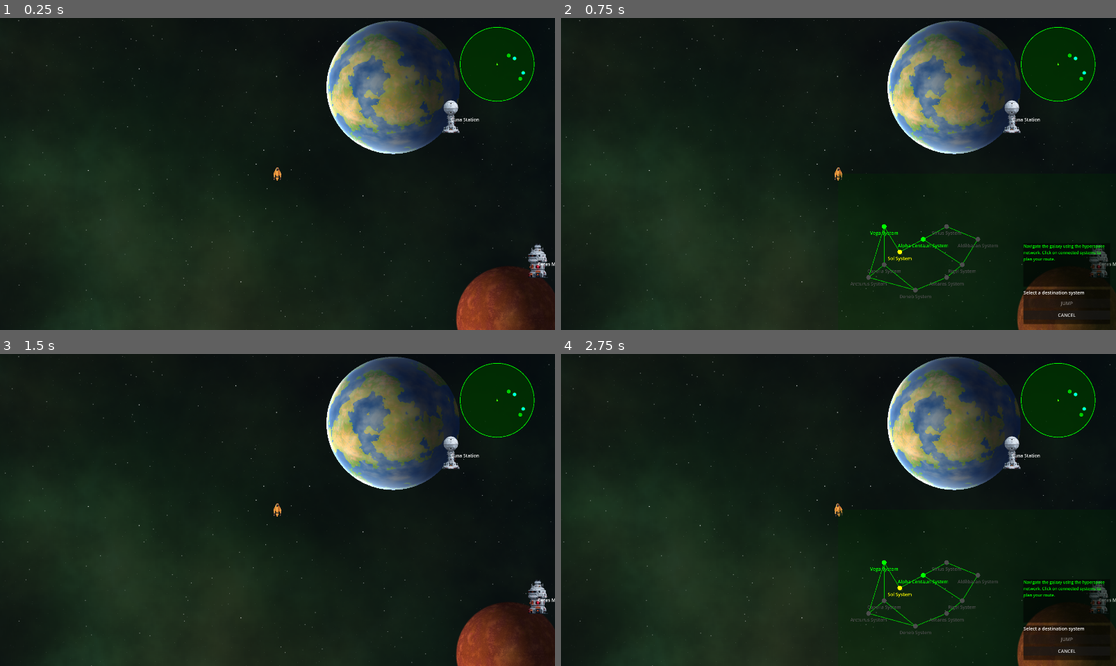
Above: before the commit, frames 1-4 (two rows, left to right).
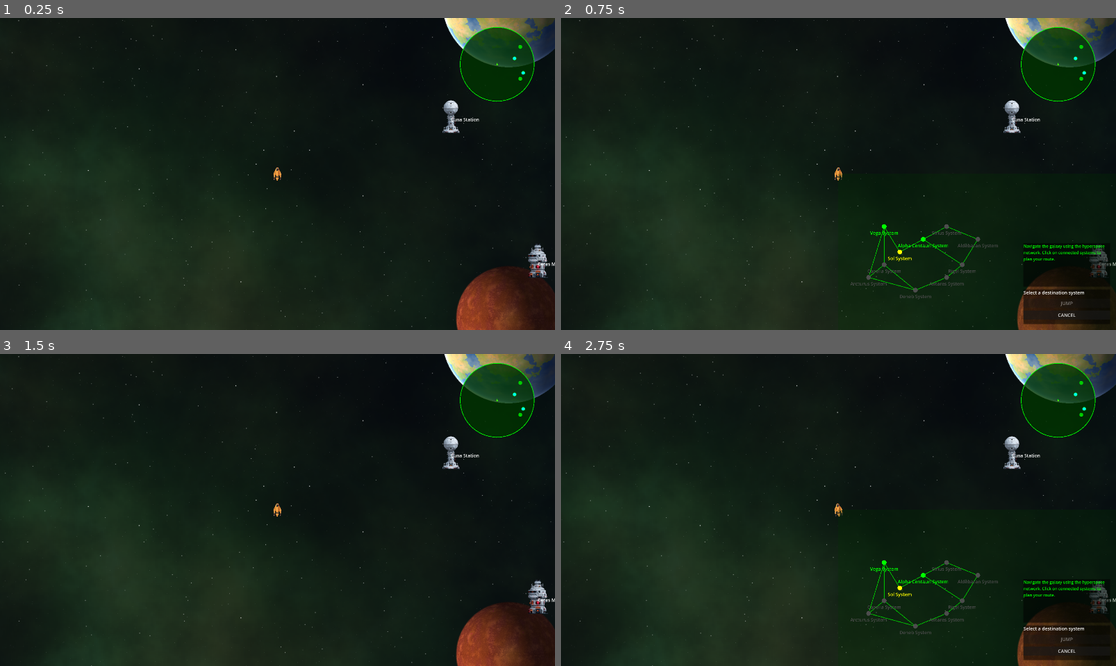
Above: after the commit, the same moments.

Repository: krets/GN_Prototype
Game: Godot game, scene res://scenes/Main.tscn
The game is run twice, just before and just after one commit, with the same random seed, the same clock (stepped at 60 frames per second) and the same inputs.
Inputs (mouse positions are in pixels of both pictures, inside the frame that each line leads up to):
- Up to frame 1 (0.25 s): no input
- Up to frame 2 (0.75 s): tap Enter at 0.5 s; move the mouse to (960, 158) at 0.52 s; hold Right (turn_right) from 0.53 s (still down); hold H (hyperspace) from 0.53 s (still down); click (960, 158) at 0.67 s
- Up to frame 3 (1.5 s): release Right (turn_right) at 1.25 s; release H (hyperspace) at 1.25 s; click "CANCEL" at 1.25 s
- Up to frame 4 (2.75 s): tap Space (interact) at 2 s; move the mouse to (727, 525) at 2.02 s; hold Left (turn_left) from 2.03 s (still down); tap H (hyperspace) at 2.1 s

The runs differ from the first frame. In frame 1, 10% of the frame differs, in the area x 58-100%, y 0-44%; in frame 2, 10%; in frame 3, 10%; in frame 4, 10%.

Commit message:
Added planetary parameter animation system
Currently only earth has it applied but any parameter can be animated in a number of ways, the guide for how is in the code of the PlanetAnimator.gd

Diff:
--- a/data/universe.json
+++ b/data/universe.json
@@ -22,13 +22,28 @@
 		  "name": "Earth",
 		  "type": "planet",
 		  "description": "The blue marble, humanity's homeworld",
-		  "position": { "x": 400, "y": -300 },
+		  "position": { "x": 800, "y": -600 },
 		  "scale": 1.0,
 		  "can_land": true,
 		  "services": ["shipyard", "outfitter", "commodity_exchange", "mission_computer"],
 		  "government": "confederation",
 		  "tech_level": 5,
-		  "population": 8000000000
+		  "population": 8000000000,
+		  "animations": {
+			"uv_offset_x": {
+			  "type": "linear",
+			  "rate": 0.02
+			},
+			"cloud_offset_x": {
+			  "type": "linear",
+			  "rate": 0.025
+			},
+			"rim_light_intensity": {
+			  "type": "sine",
+			  "rate": 2.0,
+			  "amplitude": 0.1
+			}
+		  }
 		},
 		{
 		  "id": "luna",
--- a/scenes/Minimap.tscn
+++ b/scenes/Minimap.tscn
@@ -5,6 +5,7 @@
 [node name="Minimap" type="Control"]
 custom_minimum_size = Vector2(180, 180)
 layout_mode = 3
+anchors_preset = 0
 offset_right = 180.0
 offset_bottom = 180.0
 grow_horizontal = 2
--- a/scenes/PlanetLibrary.tscn
+++ b/scenes/PlanetLibrary.tscn
@@ -105,7 +105,7 @@
 shader_parameter/cloud_seed = 999.0
 shader_parameter/output_mode = 0
 shader_parameter/normal_map_intensity = 0.1
-shader_parameter/sphere_strength = -1.25
+shader_parameter/sphere_strength = -1.0
 shader_parameter/light_direction = Vector2(-0.8, 0.3)
 shader_parameter/light_intensity = 1.0
 shader_parameter/light_color = Color(1, 0.95, 0.8, 1)
--- a/scripts/CelestialBody.gd
+++ b/scripts/CelestialBody.gd
@@ -1,5 +1,5 @@
 # =============================================================================
-# CELESTIAL BODY - Now uses PlanetLibrary for procedural planets
+# CELESTIAL BODY - Now with parameter animation support
 # =============================================================================
 # CelestialBody.gd
 extends StaticBody2D
@@ -10,6 +10,7 @@
 @onready var label = $Label
 
 var procedural_planet: ColorRect = null
+var planet_animator: PlanetAnimator = null
 
 func _ready():
 	if celestial_data.has("type") and celestial_data.type == "planet":
@@ -46,6 +47,9 @@
 	# Apply any system-specific modifications
 	apply_system_variations(material)
 
+	# Setup parameter animations if defined
+	setup_planet_animations(material)
+
 	# Hide the original sprite and add the procedural planet
 	sprite.visible = false
 	add_child(procedural_planet)
@@ -54,6 +58,23 @@
 	update_collision_shape(planet_size)
 
 	print("Created procedural planet: ", planet_id)
+
+func setup_planet_animations(material: ShaderMaterial):
+	"""Setup parameter animations if defined in celestial_data"""
+	var animation_data = celestial_data.get("animations", {})
+
+	if animation_data.is_empty():
+		return  # No animations defined
+
+	# Create and configure the animator
+	planet_animator = PlanetAnimator.new()
+	planet_animator.name = "PlanetAnimator"
+	add_child(planet_animator)
+
+	# Setup animations with the material and configuration
+	planet_animator.setup_animations(material, animation_data)
+
+	print("Setup animations for planet: ", celestial_data.get("id", "unknown"))
 
 func apply_system_variations(material: ShaderMaterial):
 	"""Apply minor system-specific variations (lighting, seeds)"""
@@ -144,6 +165,16 @@
 	UniverseManager.celestial_body_approached.emit(celestial_data)
 	# Here you would transition to planet surface or show services menu
 
+func pause_animations():
+	"""Pause planet animations (called when leaving system)"""
+	if planet_animator:
+		planet_animator.stop_animations()
+
+func resume_animations():
+	"""Resume planet animations (called when entering system)"""
+	if planet_animator:
+		planet_animator.start_animations()
+
 # Development helper function
 func reload_planet_from_library():
 	"""Reload this planet's appearance from the library (useful during development)"""
@@ -152,6 +183,15 @@
 		PlanetLibraryLoader.reload_library()
 		var new_material = PlanetLibraryLoader.get_planet_material(planet_id)
 		if new_material:
+			# Stop current animations
+			if planet_animator:
+				planet_animator.stop_animations()
+				planet_animator.queue_free()
+				planet_animator = null
+
+			# Apply new material and restart animations
 			procedural_planet.material = new_material
 			apply_system_variations(new_material)
+			setup_planet_animations(new_material)
+
 			print("Reloaded planet from library: ", planet_id)
--- /dev/null
+++ b/scripts/PlanetAnimator.gd
@@ -0,0 +1,253 @@
+# =============================================================================
+# PLANET ANIMATOR - Handles procedural parameter animations for planets
+# =============================================================================
+# PlanetAnimator.gd
+extends Node
+class_name PlanetAnimator
+
+# Animation data structure for a single parameter
+class ParameterAnimation:
+	var parameter_name: String
+	var animation_type: String = "linear"  # linear, sine, cosine, pulse, circular
+	var rate: float = 1.0                 # Speed multiplier
+	var amplitude: float = 1.0            # For oscillating animations
+	var offset_x: float = 0.0             # For circular animations (X component)
+	var offset_y: float = 0.0             # For circular animations (Y component)
+	var base_value                        # Starting value from library (any type)
+	var current_time: float = 0.0         # Internal timer
+	var random_start_offset: float = 0.0  # Random offset so planets aren't synchronized
+
+	func _init(param_name: String, base_val, anim_data: Dictionary):
+		parameter_name = param_name
+		base_value = base_val
+
+		# Parse animation configuration
+		rate = anim_data.get("rate", 1.0)
+		animation_type = anim_data.get("type", "linear")
+		amplitude = anim_data.get("amplitude", 1.0)
+		offset_x = anim_data.get("offset_x", 0.0)  # For circular animations
+		offset_y = anim_data.get("offset_y", 0.0)
+
+		# Random start offset to desynchronize planets
+		random_start_offset = randf() * TAU
+
+		print("Created animation for ", parameter_name, " - Type: ", animation_type, " Rate: ", rate)
+
+var target_material: ShaderMaterial
+var animations: Array[ParameterAnimation] = []
+var is_active: bool = false
+
+func _ready():
+	set_process(false)  # Start inactive
+
+func setup_animations(material: ShaderMaterial, animation_data: Dictionary):
+	"""Initialize animations from JSON configuration"""
+	target_material = material
+	animations.clear()
+
+	if animation_data.is_empty():
+		return
+
+	# Create animation objects for each parameter
+	for param_name in animation_data:
+		var anim_config = animation_data[param_name]
+
+		# Get the base value from the current material
+		var base_value = material.get_shader_parameter(param_name)
+		if base_value == null:
+			push_warning("Parameter '" + param_name + "' not found in material for animation")
+			continue
+
+		# Create animation
+		var param_anim = ParameterAnimation.new(param_name, base_value, anim_config)
+		animations.append(param_anim)
+
+	if animations.size() > 0:
+		print("Setup ", animations.size(), " parameter animations")
+		start_animations()
+
+func start_animations():
+	"""Start the animation system"""
+	is_active = true
+	set_process(true)
+
+func stop_animations():
+	"""Stop the animation system"""
+	is_active = false
+	set_process(false)
+
+func _process(delta):
+	if not is_active or not target_material or animations.is_empty():
+		return
+
+	# Update all parameter animations
+	for anim in animations:
+		update_parameter_animation(anim, delta)
+
+func update_parameter_animation(anim: ParameterAnimation, delta: float):
+	"""Update a single parameter animation"""
+	anim.current_time += delta
+	var total_time = anim.current_time + anim.random_start_offset
+
+	var new_value
+
+	# Calculate new value based on animation type
+	match anim.animation_type:
+		"linear":
+			new_value = calculate_linear_animation(anim, total_time)
+
+		"sine":
+			new_value = calculate_sine_animation(anim, total_time)
+
+		"cosine":
+			new_value = calculate_cosine_animation(anim, total_time)
+
+		"pulse":
+			new_value = calculate_pulse_animation(anim, total_time)
+
+		"circular":
+			new_value = calculate_circular_animation(anim, total_time)
+
+		_:
+			push_warning("Unknown animation type: " + anim.animation_type)
+			new_value = anim.base_value
+
+	# Apply the new value to the material
+	target_material.set_shader_parameter(anim.parameter_name, new_value)
+
+func calculate_linear_animation(anim: ParameterAnimation, time: float):
+	"""Linear motion: value = base + rate * time"""
+	if anim.base_value is float:
+		return anim.base_value + (anim.rate * time)
+	elif anim.base_value is Vector2:
+		return Vector2(
+			anim.base_value.x + (anim.rate * time),
+			anim.base_value.y + (anim.offset_x * time)  # Use offset_x for Y component rate
+		)
+	elif anim.base_value is Color:
+		# Animate hue for colors
+		var hsv = anim.base_value.to_hsv()
+		hsv.r = fmod(hsv.r + (anim.rate * time * 0.1), 1.0)  # Slow hue rotation
+		return Color.from_hsv(hsv.r, hsv.g, hsv.b, hsv.a)
+	else:
+		return anim.base_value
+
+func calculate_sine_animation(anim: ParameterAnimation, time: float):
+	"""Sine wave: value = base + amplitude * sin(rate * time)"""
+	var wave = sin(anim.rate * time) * anim.amplitude
+
+	if anim.base_value is float:
+		return anim.base_value + wave
+	elif anim.base_value is Vector2:
+		return Vector2(
+			anim.base_value.x + wave,
+			anim.base_value.y + (cos(anim.rate * time) * anim.offset_x)  # Use offset_x as Y amplitude
+		)
+	elif anim.base_value is Color:
+		# Oscillate brightness
+		var brightness_mod = 1.0 + (wave * 0.2)  # ±20% brightness variation
+		return anim.base_value * brightness_mod
+	else:
+		return anim.base_value
+
+func calculate_cosine_animation(anim: ParameterAnimation, time: float):
+	"""Cosine wave: value = base + amplitude * cos(rate * time)"""
+	var wave = cos(anim.rate * time) * anim.amplitude
+
+	if anim.base_value is float:
+		return anim.base_value + wave
+	elif anim.base_value is Vector2:
+		return Vector2(
+			anim.base_value.x + wave,
+			anim.base_value.y + (sin(anim.rate * time) * anim.offset_x)
+		)
+	elif anim.base_value is Color:
+		# Oscillate saturation
+		var sat_mod = 1.0 + (wave * 0.3)  # ±30% saturation variation
+		var hsv = anim.base_value.to_hsv()
+		hsv.g = clamp(hsv.g * sat_mod, 0.0, 1.0)
+		return Color.from_hsv(hsv.r, hsv.g, hsv.b, hsv.a)
+	else:
+		return anim.base_value
+
+func calculate_pulse_animation(anim: ParameterAnimation, time: float):
+	"""Pulse: value = base + amplitude * (1 + sin(rate * time)) / 2"""
+	var pulse = (1.0 + sin(anim.rate * time)) / 2.0 * anim.amplitude
+
+	if anim.base_value is float:
+		return anim.base_value + pulse
+	elif anim.base_value is Vector2:
+		return Vector2(
+			anim.base_value.x + pulse,
+			anim.base_value.y + ((1.0 + cos(anim.rate * time)) / 2.0 * anim.offset_x)
+		)
+	elif anim.base_value is Color:
+		# Pulse overall brightness
+		var brightness = 1.0 + pulse * 0.5  # Up to +50% brighter
+		return anim.base_value * brightness
+	else:
+		return anim.base_value
+
+func calculate_circular_animation(anim: ParameterAnimation, time: float):
+	"""Circular motion for Vector2 parameters"""
+	if anim.base_value is Vector2:
+		var angle = anim.rate * time
+		return Vector2(
+			anim.base_value.x + cos(angle) * anim.amplitude + anim.offset_x,
+			anim.base_value.y + sin(angle) * anim.amplitude + anim.offset_y
+		)
+	elif anim.base_value is float:
+		# For floats, circular becomes a sine wave
+		return anim.base_value + sin(anim.rate * time) * anim.amplitude
+	elif anim.base_value is Color:
+		# For colors, rotate through hue
+		var hsv = anim.base_value.to_hsv()
+		hsv.r = fmod(hsv.r + (anim.rate * time * 0.05), 1.0)  # Slow hue rotation
+		return Color.from_hsv(hsv.r, hsv.g, hsv.b, hsv.a)
+	else:
+		return anim.base_value
+
+"""
+ANIMATION TYPE DOCUMENTATION:
+
+1. LINEAR:
+   - Continuous motion in one direction
+   - Parameters: rate (units per second)
+   - Good for: Planet rotation (uv_offset_x), cloud drift
+   - Example: "uv_offset_x": {"type": "linear", "rate": 2.0}
+
+2. SINE:
+   - Smooth oscillation, starts at middle, goes up first
+   - Parameters: rate (frequency), amplitude (range)
+   - Good for: Gentle swaying, atmospheric effects
+   - Example: "rim_light_intensity": {"type": "sine", "rate": 1.0, "amplitude": 0.2}
+
+3. COSINE:
+   - Smooth oscillation, starts at maximum
+   - Parameters: rate (frequency), amplitude (range)
+   - Good for: Phase-shifted oscillations
+   - Example: "light_intensity": {"type": "cosine", "rate": 0.5, "amplitude": 0.3}
+
+4. PULSE:
+   - Always positive pulsing (0 to 1 range)
+   - Parameters: rate (frequency), amplitude (strength)
+   - Good for: Breathing effects, energy fields
+   - Example: "core_color": {"type": "pulse", "rate": 2.0, "amplitude": 0.4}
+
+5. CIRCULAR:
+   - For Vector2: circular motion around base point
+   - For float/Color: becomes sine wave/hue rotation
+   - Parameters: rate (rotation speed), amplitude (radius), offset_x/y (center offset)
+   - Good for: Light source orbiting, complex UV motion
+   - Example: "light_direction": {"type": "circular", "rate": 0.3, "amplitude": 0.5}
+
+PARAMETER TYPE SUPPORT:
+- Float: Direct mathematical operations
+- Vector2: X/Y component handling, circular motion support
+- Color: Hue/saturation/brightness modulation
+
+PERFORMANCE NOTES:
+- Animations only run for planets in current system
+- Random start offsets prevent synchronization
+- Base values preserved from planet library settings
+"""
--- a/scripts/SystemScene.gd
+++ b/scripts/SystemScene.gd
@@ -1,5 +1,5 @@
 # =============================================================================
-# SYSTEM SCENE - Fixed camera positioning with planet scaling support + minimap group
+# SYSTEM SCENE - Now manages planet animations per system
 # =============================================================================
 # SystemScene.gd
 extends Node2D
@@ -9,11 +9,12 @@
 @onready var player_spawn = $PlayerSpawn
 
 func _ready():
-	add_to_group("system_scene")  # Add this line for minimap detection
 	UniverseManager.system_changed.connect(_on_system_changed)
 	setup_system(UniverseManager.get_current_system())
 
 func _on_system_changed(system_id: String):
+	# Pause animations in old system before switching
+	pause_all_planet_animations()
 	setup_system(UniverseManager.get_current_system())
 
 func setup_system(system_data: Dictionary):
@@ -52,3 +53,21 @@
 			celestial_body.scale = Vector2(body_data.scale, body_data.scale)
 
 		celestial_bodies_container.add_child(celestial_body)
+
+func pause_all_planet_animations():
+	"""Pause animations on all planets (performance optimization when leaving system)"""
+	for child in celestial_bodies_container.get_children():
+		if child.has_method("pause_animations"):
+			child.pause_animations()
+
+func resume_all_planet_animations():
+	"""Resume animations on all planets (when entering system)"""
+	for child in celestial_bodies_container.get_children():
+		if child.has_method("resume_animations"):
+			child.resume_animations()
+
+# Called when the system becomes active (e.g., after hyperspace)
+func _notification(what):
+	if what == NOTIFICATION_VISIBILITY_CHANGED and visible:
+		# Resume animations when system becomes visible
+		call_deferred("resume_all_planet_animations")
Not shown, added: scripts/PlanetAnimator.gd.uid
